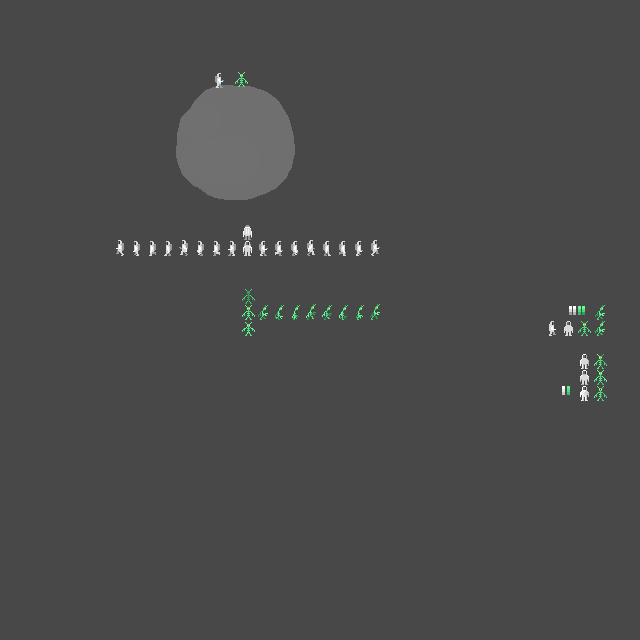
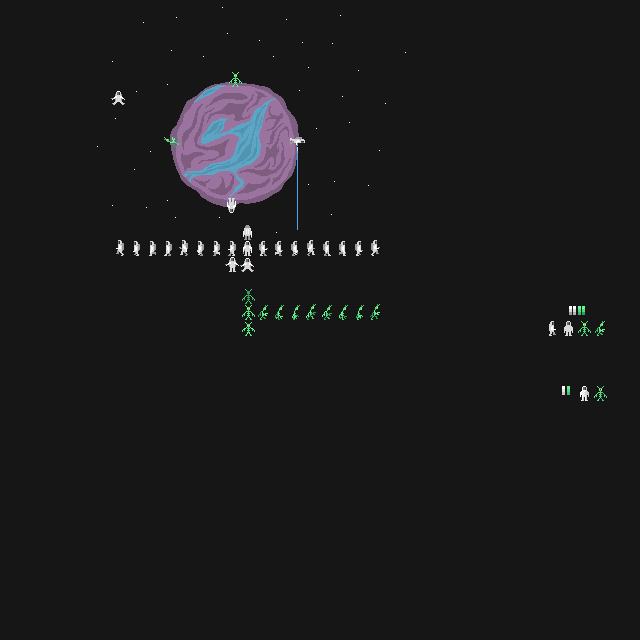
Two versions of the same layered image (640x640). Layer-by-layer changes:
painted on "Ebene #1" over [111, 72, 607, 385]
added layer "Ebene #11" above "Ebene #12" over [187, 89, 266, 174]
added layer "Ebene #9" above "Ebene #5" over [181, 85, 291, 200]
added layer "Ebene #5" above "Ebene #8" over [176, 85, 295, 200]
added layer "Ebene #8" above "Ebene #4" over [170, 82, 299, 207]
added layer "Ebene #2" above "Ebene" over [97, 7, 406, 233]
hid "Ebene" over [0, 0, 640, 640]
added layer "Ebene-Kopie" over [0, 0, 640, 640]
